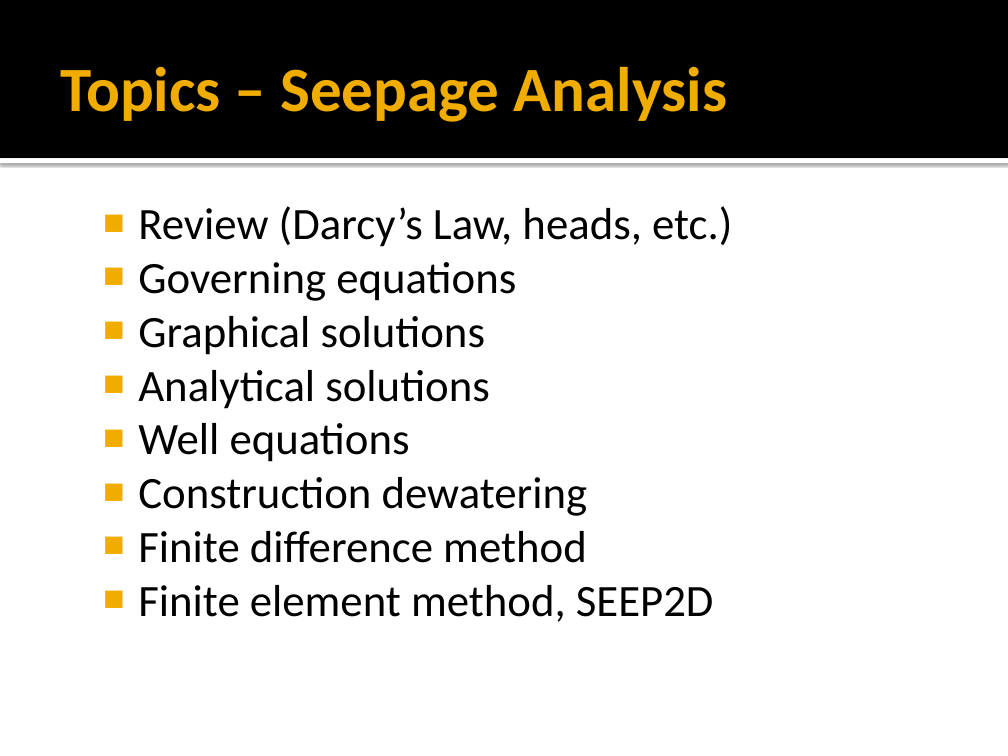
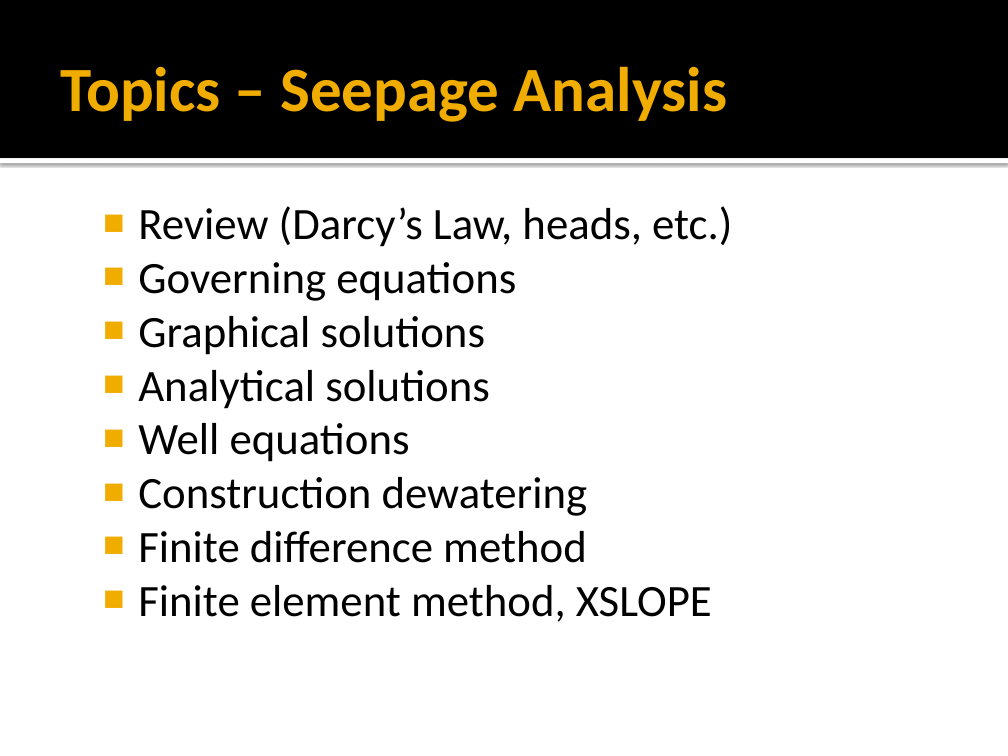
Before and after one commit to njones61/ce544, a slide deck: slide 2 of docs/resources/overview/intro.pptx. Drawn at 1008x756 pixels with LibreOffice and Linux fonts; fonts in the diff are those of the drawing. Boxes give left, top, right and bottom in pixels: in the first picture for what was removed or moved away, otherwise in the second. Text is boxed around its words. In the diff, an @@ line names an element or a change of style, - is before the commit and + after.

```diff
--- a/docs/resources/overview/intro.pptx
+++ b/docs/resources/overview/intro.pptx
@@ text at [138, 585, 712, 622]: text changed @@
-■ Finite element method, SEEP2D
+■ Finite element method, XSLOPE
```
Also in this commit, not shown: 2 other slides changed, 3 slides added, 2 slides removed.
